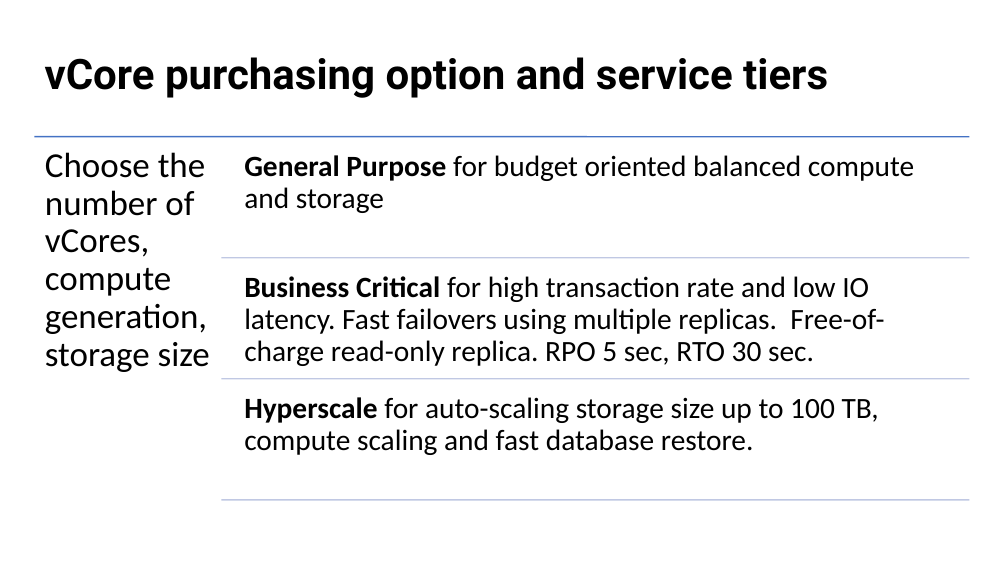
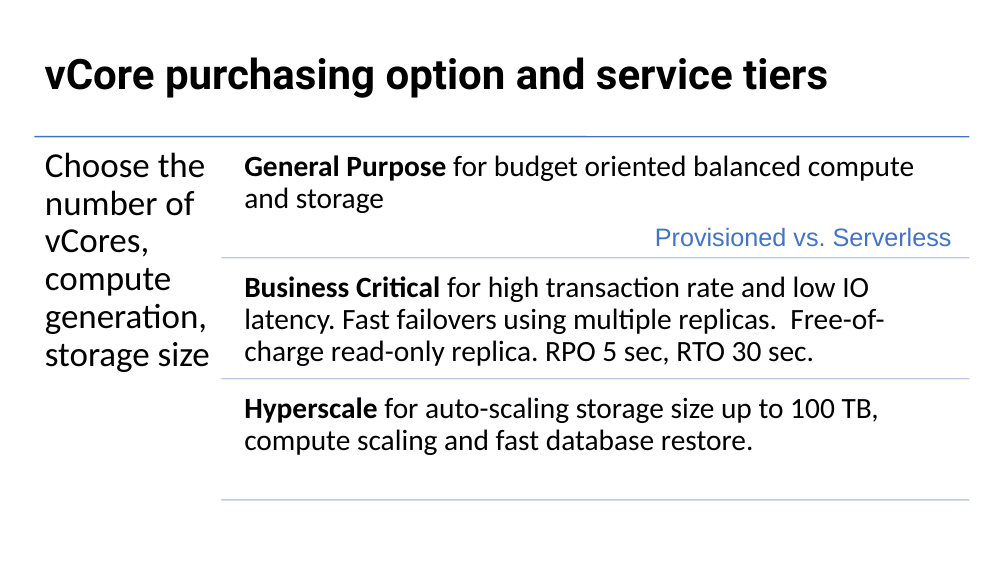
Before and after one commit to amthomas46/SQL, a slide deck: slide 8 of sql-intersections/slides/Azure SQL Database-Maximizing Cloud Performance and Availability.pptx. Drawn at 1008x567 pixels with LibreOffice and Linux fonts; fonts in the diff are those of the drawing. Boxes give left, top, right and bottom in pixels: in the first picture for what was removed or moved away, otherwise in the second. Text is boxed around its words. In the diff, an @@ line names an element or a change of style, - is before the commit and + after.

```diff
--- a/sql-intersections/slides/Azure SQL Database-Maximizing Cloud Performance and Availability.pptx
+++ b/sql-intersections/slides/Azure SQL Database-Maximizing Cloud Performance and Availability.pptx
@@ text added at (x1=655, y1=227, x2=952, y2=247), 18 pt, text #4472C4 @@
+Provisioned vs. Serverless
```
Also in this commit, not shown: 6 other slides changed, 2 slides added.
